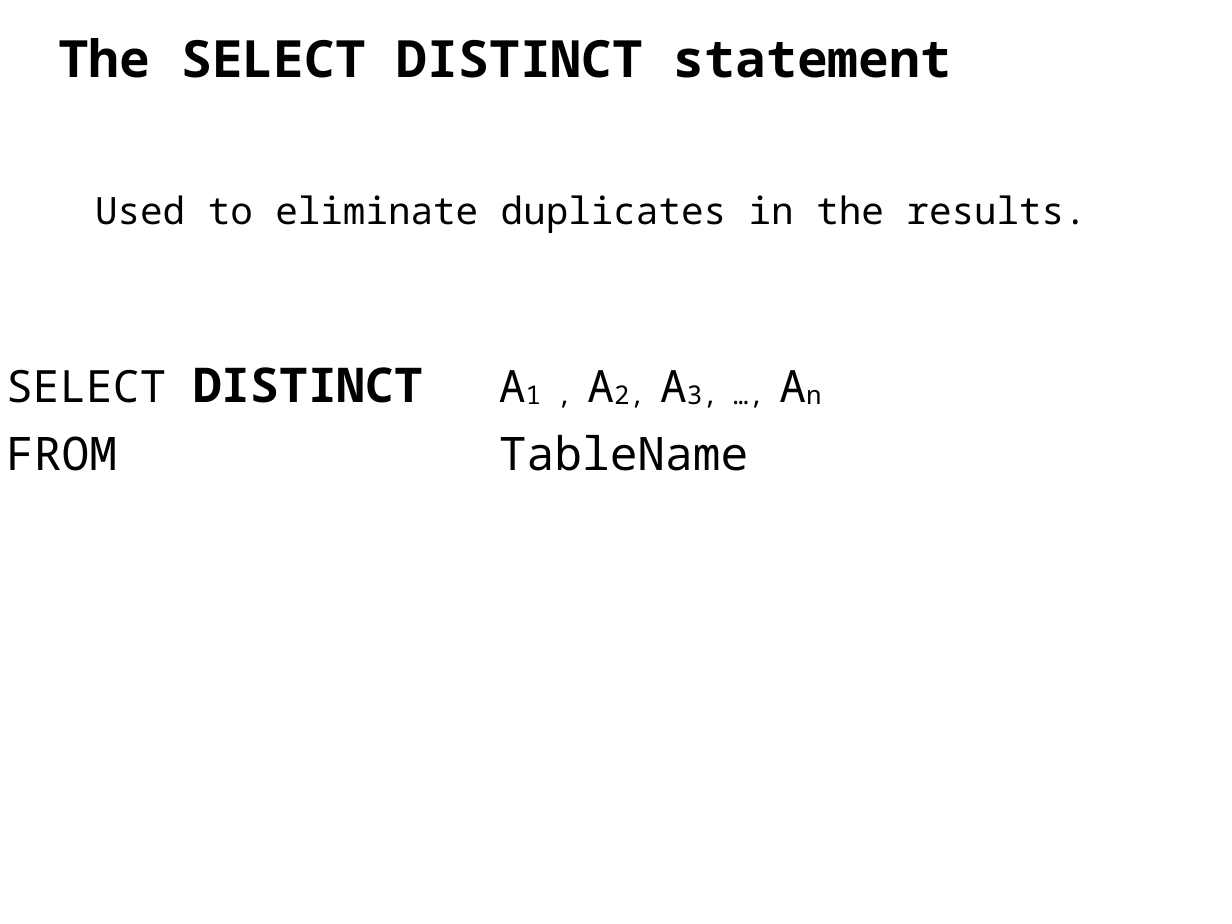
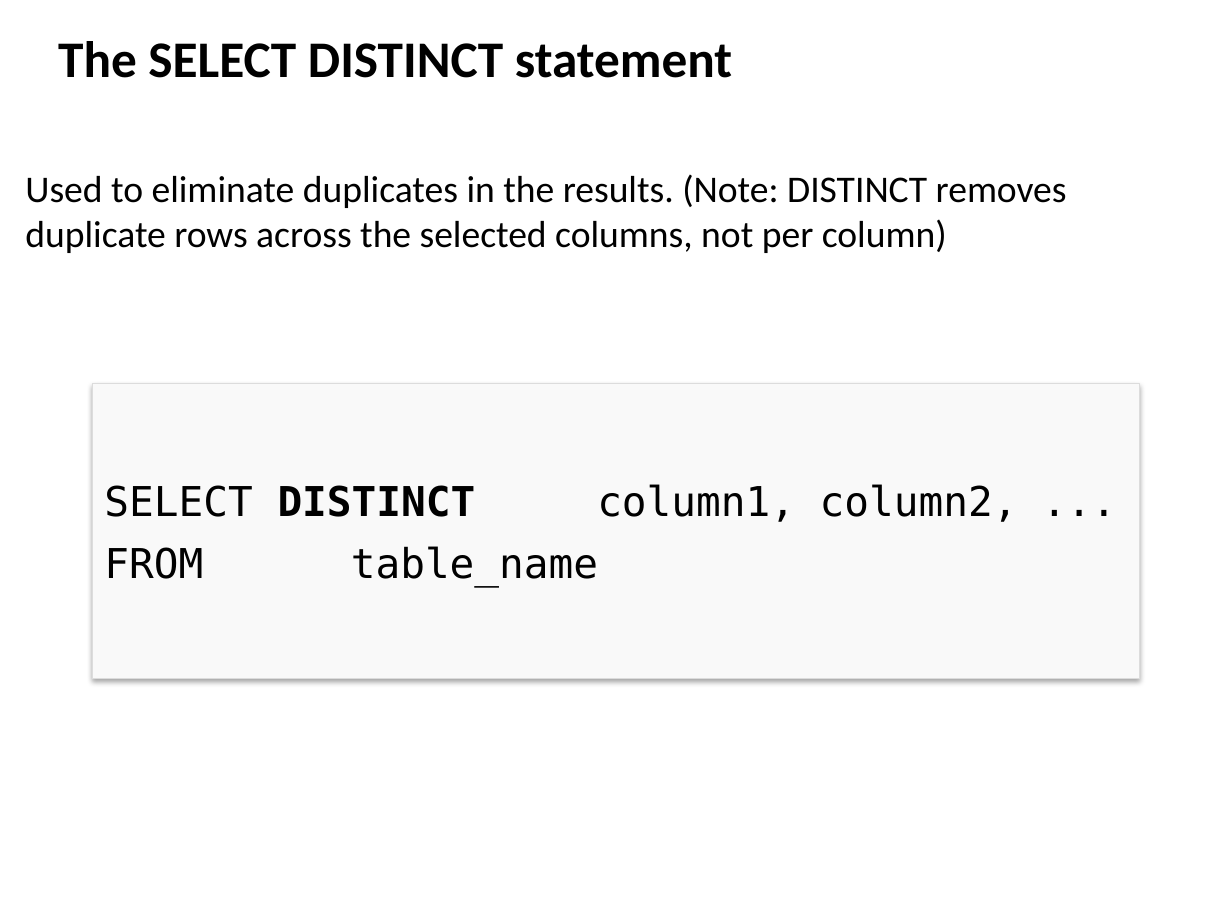
Before and after one commit to ipeirotis/introduction-to-databases, a slide deck: slide 13 of session2/B-SQL_Selection_Queries.pptx (slide 9 before the commit). Drawn at 1232x924 pixels with LibreOffice and Linux fonts; fonts in the diff are those of the drawing. Boxes give left, top, right and bottom in pixels: in the first picture for what was removed or moved away, otherwise in the second. Text is boxed around its words. In the diff, an @@ line names an element or a change of style, - is before the commit and + after.

```diff
--- a/session2/B-SQL_Selection_Queries.pptx
+++ b/session2/B-SQL_Selection_Queries.pptx
@@ text "The SELECT DISTINCT statement" at <box>58,41,732,78</box>: font Noto Sans Mono to Calibri @@
@@ text at <box>25,175,1067,253</box>: text changed; font Noto Sans Mono to Calibri @@
-Used to eliminate duplicates in the results.
+Used to eliminate duplicates in the results. (Note: DISTINCT removes duplicate rows across the selected columns, not per column)
@@ text removed at <box>6,367,748,471</box> @@
-SELECT DISTINCT A1 , A2, A3, …, An
-FROM TableName
@@ rectangle added at <box>92,383,1140,679</box>, fill #F9F9F9, outline #DCDCDC 0.75 pt, 24 pt, text #000000 @@
+SELECT DISTINCT column1, column2, ...
+FROM table_name
```
Also in this commit, not shown: 9 other slides changed, 7 slides added, 2 slides removed.
